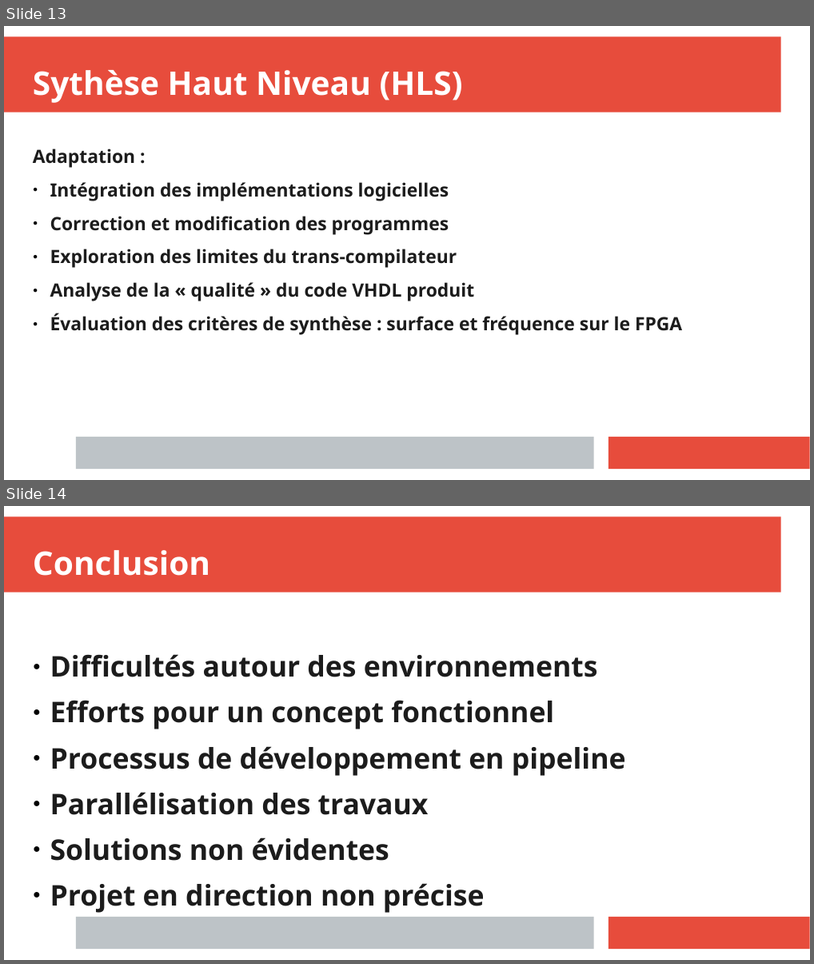
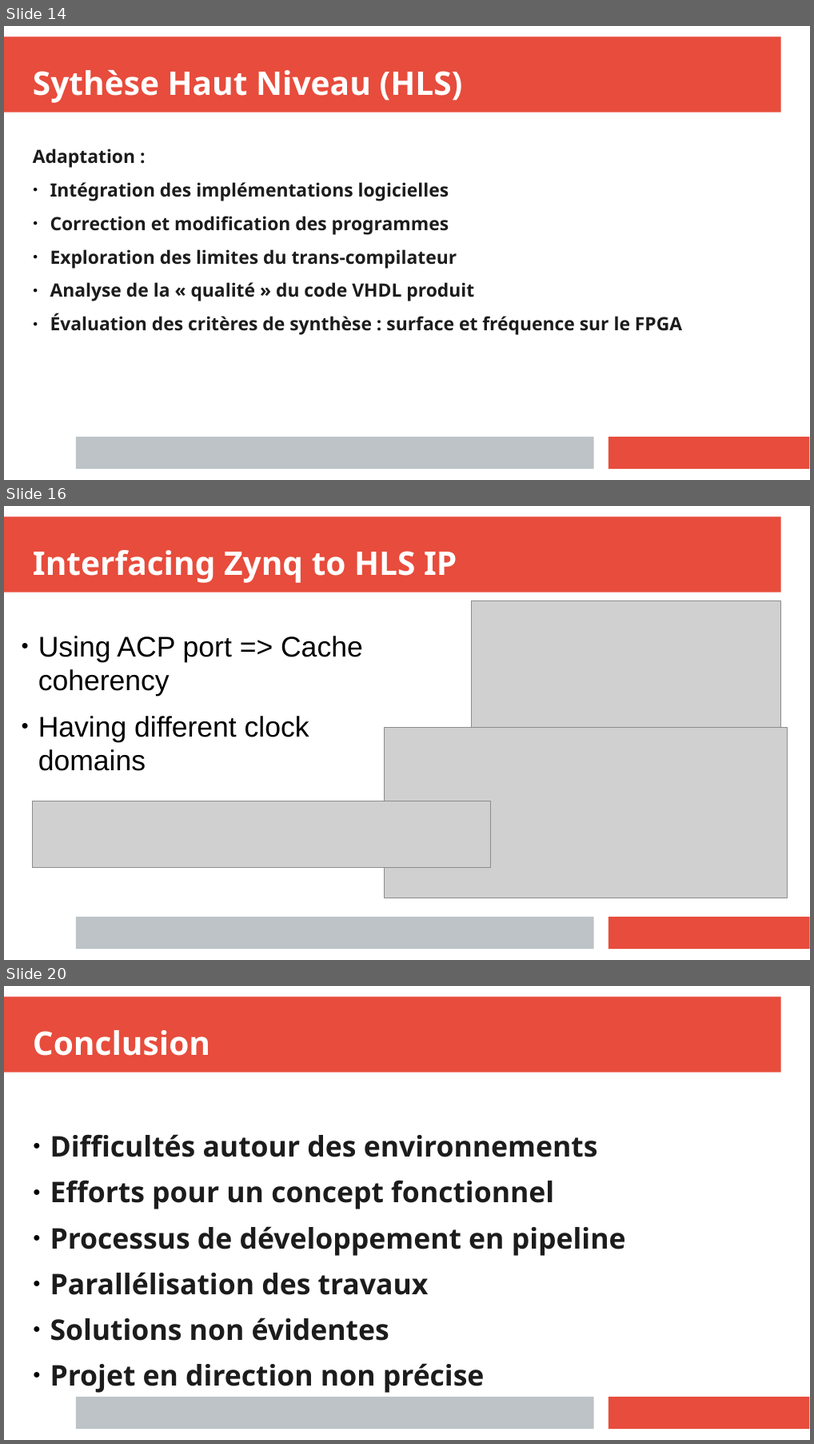
Before and after one commit to anisghaoui/A2, a slide deck: presentation_finale/prensent_A2_ghaoui.pptx. Shown one above the other, each under a label of ours: slides 13 and 14 before the commit, slides 14, 16 and 20 after it; the slides between them are not shown. The pictures are 814x964 and 814x1444 pixels, drawn with LibreOffice and Linux fonts; fonts in the diff are those of the drawing; grey boxes stand for pictures. Boxes give left, top, right and bottom in pixels: in the first picture for what was removed or moved away, otherwise in the second. Text is boxed around its words. In the diff, an @@ line names an element or a change of style, - is before the commit and + after.

```diff
--- a/presentation_finale/prensent_A2_ghaoui.pptx
+++ b/presentation_finale/prensent_A2_ghaoui.pptx
@@ slide 16 added at [4,506,810,960], background #FFFFFF; not listed: 3 template elements that a slide beside it also shows @@
@@ text added at [33,550,457,583], 32 pt, text #FFFFFF, bold @@
+Interfacing Zynq to HLS IP
@@ picture added at [472,601,782,741] @@
@@ text added at [38,636,363,771], 28 pt, text #000000 @@
+● Using ACP port => Cache coherency
+● Having different clock domains
@@ picture added at [386,728,789,897] @@
@@ picture added at [33,802,491,868] @@
@@ what was slide 13 is now slide 14 @@
@@ what was slide 14 is now slide 20 @@
```
Also in this commit, not shown: 6 other slides added, 1 slide removed, 14 other files.
